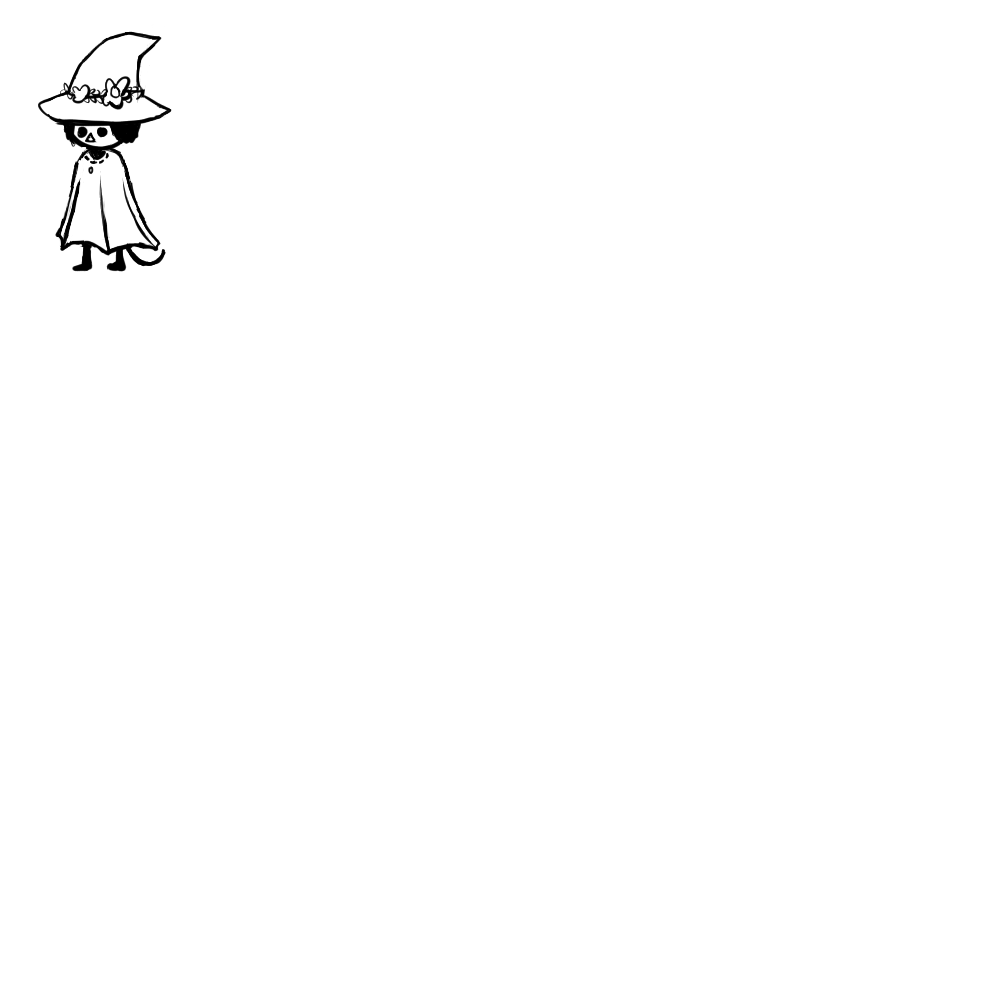
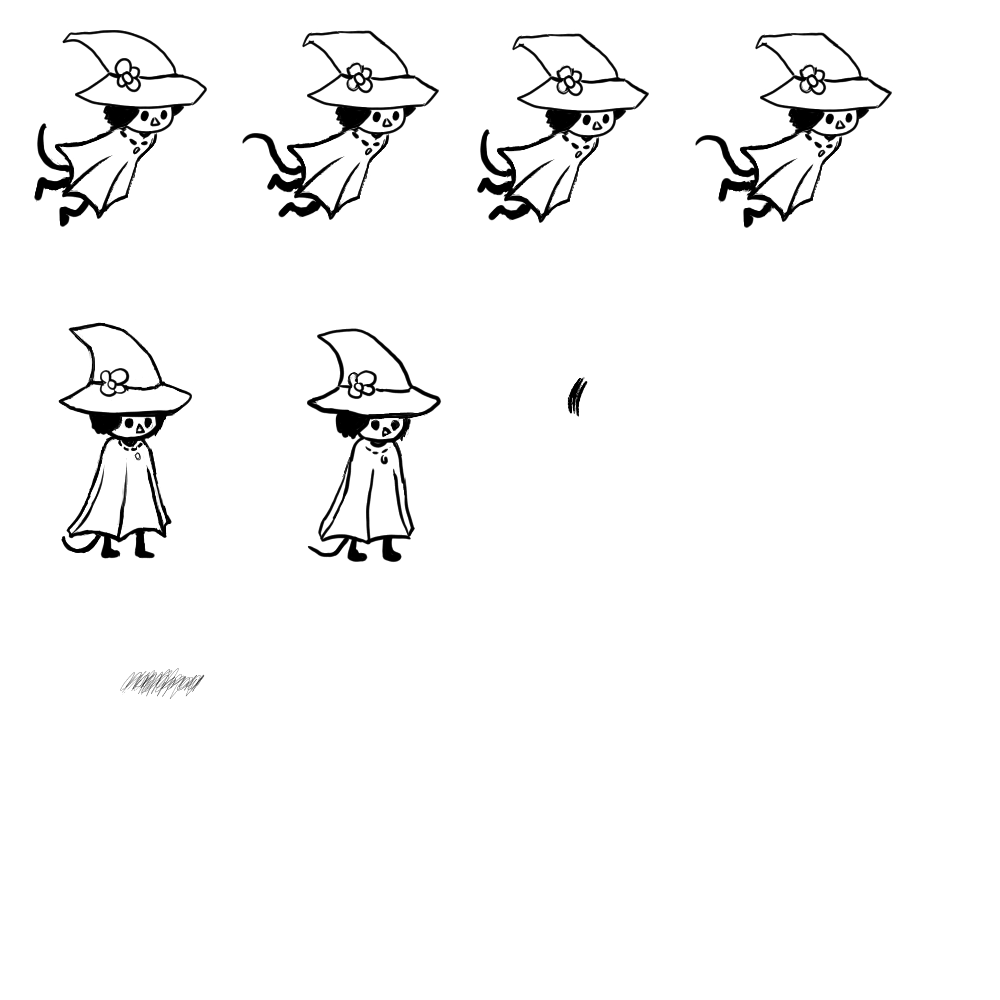
Comparing the layer stacks of the two 1000 x 1000 images. Changes:
removed group "Nuuskis" (2 layers) over 38, 30, 172, 272
removed layer "Paint Layer 1" from group "Nuuskis" over 38, 30, 172, 272
removed layer "Paint Layer 2" from group "Nuuskis" over 38, 30, 170, 252
added group "Hover 3" (1st of 3) with 2 layers above "Hover 3" over 170, 32, 892, 371
added layer "Paint Layer 9" (1st of 4, in "Hover 3") in group "Hover 3" over 695, 32, 892, 222
added layer "Paint Layer 10" (1st of 4, in "Hover 3") in group "Hover 3" over 170, 34, 886, 371
added group "Hover 3" (2nd of 3) with 2 layers above "Hover 3" over 242, 30, 439, 220
added layer "Paint Layer 9" (2nd of 4, in "Hover 3") in group "Hover 3" over 242, 30, 439, 220
added layer "Paint Layer 10" (2nd of 4, in "Hover 3") in group "Hover 3" over 300, 32, 433, 207
added group "Hover 3" (3rd of 3) with 2 layers above "Hover 1" over 477, 33, 649, 223
added layer "Paint Layer 9" (3rd of 4, in "Hover 3") in group "Hover 3" over 477, 33, 649, 223
added layer "Paint Layer 10" (3rd of 4, in "Hover 3") in group "Hover 3" over 510, 35, 643, 210
added group "Hover 1" with 2 layers above "Idle" over 34, 30, 207, 227
added layer "Paint Layer 9" (4th of 4, in "Hover 1") in group "Hover 1" over 34, 30, 207, 227
added layer "Paint Layer 10" (4th of 4, in "Hover 1") in group "Hover 1" over 68, 31, 201, 206
added group "Idle" with 9 layers above "Idle 2" over 58, 322, 192, 559
added group "Head" with 2 layers in group "Idle" over 58, 322, 192, 442
added layer "Head_Outline" in group "Head" over 58, 322, 192, 442
added layer "Head Color" in group "Head" over 61, 324, 192, 438
added group "Body" with 2 layers in group "Idle" over 66, 435, 172, 543
added group "Idle 2" with 2 layers above "Paint Layer 5" over 307, 328, 442, 563
added layer "Paint Layer 6" in group "Idle 2" over 307, 328, 442, 563
added layer "Paint Layer 7" in group "Idle 2" over 322, 332, 434, 541
…and 9 more changes (9 added)
